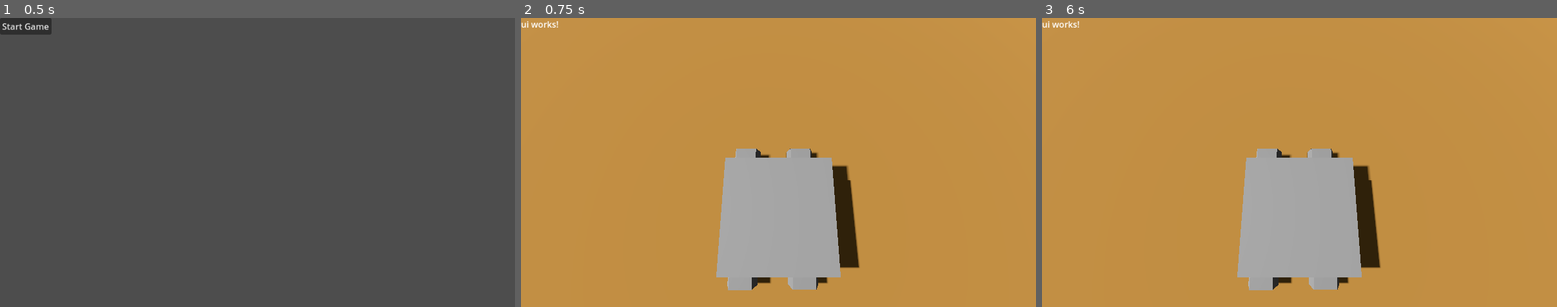
Above: before the commit, frames 1-3 (left to right).
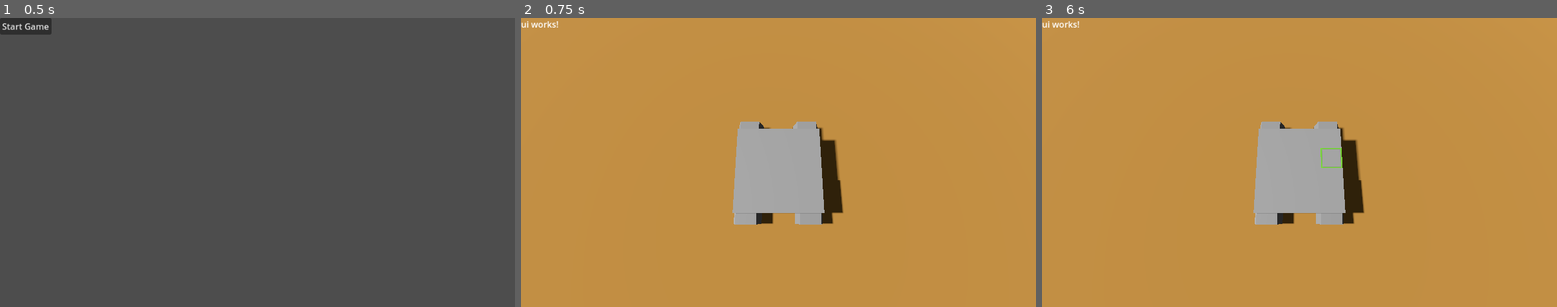
Above: after the commit, the same moments.

Repository: pinguinosod/ggj-graz-2025
Game: Godot game, scene res://scenes/main_menu.tscn
Two runs of this game, one before a commit and one after it. Both use one fixed random seed, a clock stepped at 60 frames per second and the inputs below.
Inputs (mouse positions are in pixels of both pictures, inside the frame that each line leads up to):
- Up to frame 1 (0.5 s): no input
- Up to frame 2 (0.75 s): click "Start Game" at 0.5 s
- Up to frame 3 (6 s): tap Enter at 1.25, 2.75, 4.25 s; move the mouse to (1412, 148) at 1.27 s; click (1412, 148) at 1.42 s; tap Space at 2, 3.5, 5 s; move the mouse to (1196, 176) at 2.02 s; click (1196, 176) at 2.17 s; move the mouse to (1351, 98) at 2.77 s; click (1351, 98) at 2.92 s; move the mouse to (1273, 220) at 3.52 s; click (1273, 220) at 3.67 s; move the mouse to (1454, 205) at 4.27 s; click (1454, 205) at 4.42 s; move the mouse to (1145, 119) at 5.02 s; click (1145, 119) at 5.17 s; move the mouse to (1325, 162) at 5.77 s; click (1325, 162) at 5.92 s

Frame 1 is identical in both runs. In frame 2, 9.2% of the frame differs, in the area x 37-66%, y 35-95%; in frame 3, 9.2%.

Commit message:
handle platform size levels, add cursor

Diff:
--- /dev/null
+++ b/resources/MeshLibrary.tres
@@ -0,0 +1,20 @@
+[gd_resource type="MeshLibrary" load_steps=4 format=3 uid="uid://88lwxfrpuv3x"]
+
+[ext_resource type="Texture2D" uid="uid://dolnafgr2iqeg" path="res://sprites/cursor.png" id="1_rhbw0"]
+
+[sub_resource type="StandardMaterial3D" id="StandardMaterial3D_vfi87"]
+transparency = 1
+albedo_texture = ExtResource("1_rhbw0")
+
+[sub_resource type="PlaneMesh" id="PlaneMesh_85oto"]
+material = SubResource("StandardMaterial3D_vfi87")
+size = Vector2(1, 1)
+center_offset = Vector3(0, -0.5, 0)
+
+[resource]
+item/0/name = "Cursor"
+item/0/mesh = SubResource("PlaneMesh_85oto")
+item/0/mesh_transform = Transform3D(1, 0, 0, 0, 1, 0, 0, 0, 1, 0, 0, 0)
+item/0/shapes = []
+item/0/navigation_mesh_transform = Transform3D(1, 0, 0, 0, 1, 0, 0, 0, 1, 0, 0, 0)
+item/0/navigation_layers = 1
--- a/scenes/base_vehicle.tscn
+++ b/scenes/base_vehicle.tscn
@@ -1,6 +1,7 @@
-[gd_scene load_steps=4 format=3 uid="uid://cf81a8250qtyl"]
+[gd_scene load_steps=5 format=3 uid="uid://cf81a8250qtyl"]
 
 [ext_resource type="Script" path="res://scripts/base_vehicle.gd" id="1_iqovt"]
+[ext_resource type="MeshLibrary" uid="uid://88lwxfrpuv3x" path="res://resources/MeshLibrary.tres" id="2_7va1y"]
 [ext_resource type="PackedScene" uid="uid://cx3503hon1uji" path="res://models/Treads.glb" id="2_34ekx"]
 
 [sub_resource type="BoxShape3D" id="BoxShape3D_thmtp"]
@@ -17,20 +18,21 @@
 shape = SubResource("BoxShape3D_thmtp")
 
 [node name="GridMap" type="GridMap" parent="."]
-transform = Transform3D(1, 0, 0, 0, 1, 0, 0, 0, 1, 0, 0.534729, 0)
+transform = Transform3D(1, 0, 0, 0, 1, 0, 0, 0, 1, 0, 0.5, 0)
+mesh_library = ExtResource("2_7va1y")
 cell_size = Vector3(1, 1, 1)
 
-[node name="CSGBox3D" type="CSGBox3D" parent="."]
-size = Vector3(5, 1, 5)
+[node name="CSGBox3DVehiclePlatform" type="CSGBox3D" parent="."]
+size = Vector3(4, 1, 4)
 
 [node name="Treads2" parent="." instance=ExtResource("2_34ekx")]
-transform = Transform3D(0.122795, 0, 0, 0, 0.122795, 0, 0, 0, 0.122795, 1.12375, -0.751422, -2.49529)
+transform = Transform3D(0.122795, 0, 0, 0, 0.122795, 0, 0, 0, 0.122795, 1, -0.751, -2)
 
 [node name="Treads3" parent="." instance=ExtResource("2_34ekx")]
-transform = Transform3D(0.122795, 0, 0, 0, 0.122795, 0, 0, 0, 0.122795, -1.62299, -0.736379, -2.49389)
+transform = Transform3D(0.122795, 0, 0, 0, 0.122795, 0, 0, 0, 0.122795, -1.5, -0.736, -2)
 
 [node name="Treads4" parent="." instance=ExtResource("2_34ekx")]
-transform = Transform3D(0.122795, 0, 0, 0, 0.122795, 0, 0, 0, 0.122795, 1.12375, -0.751422, 3.13331)
+transform = Transform3D(0.122795, 0, 0, 0, 0.122795, 0, 0, 0, 0.122795, 1, -0.751, 2.5)
 
 [node name="Treads5" parent="." instance=ExtResource("2_34ekx")]
-transform = Transform3D(0.122795, 0, 0, 0, 0.122795, 0, 0, 0, 0.122795, -1.62299, -0.736379, 3.13472)
+transform = Transform3D(0.122795, 0, 0, 0, 0.122795, 0, 0, 0, 0.122795, -1.5, -0.736, 2.5)
--- /dev/null
+++ b/scenes/cursor.tscn
@@ -0,0 +1,9 @@
+[gd_scene load_steps=2 format=3 uid="uid://csmigc1eirvnq"]
+
+[ext_resource type="Texture2D" uid="uid://dolnafgr2iqeg" path="res://sprites/cursor.png" id="1_dyfri"]
+
+[node name="Cursor" type="Node3D"]
+
+[node name="Sprite3D" type="Sprite3D" parent="."]
+transform = Transform3D(1, 0, 0, 0, -4.37114e-08, -1, 0, 1, -4.37114e-08, 0, 0, 0)
+texture = ExtResource("1_dyfri")
--- /dev/null
+++ b/scenes/end_screen.tscn
@@ -0,0 +1,3 @@
+[gd_scene format=3 uid="uid://cialklxxo6dfc"]
+
+[node name="EndScreen" type="Node2D"]
--- a/scenes/main.tscn
+++ b/scenes/main.tscn
@@ -18,7 +18,7 @@
 shadow_enabled = true
 
 [node name="Camera3D" type="Camera3D" parent="."]
-transform = Transform3D(1, 0, 0, 0, 0.258819, 0.965926, 0, -0.965926, 0.258819, 0, 10, 0)
+transform = Transform3D(1, 0, 0, 0, 0.258819, 0.965926, 0, -0.965926, 0.258819, 0, 10, 2)
 
 [node name="Ground" parent="." instance=ExtResource("2_vyyfv")]
 
--- a/scripts/base_vehicle.gd
+++ b/scripts/base_vehicle.gd
@@ -1,20 +1,37 @@
 extends Node3D
+
 
 @onready var gridMap: GridMap = $GridMap
 
 func _ready() -> void:
-	pass
+	$CSGBox3DVehiclePlatform.size.x = 2+ 2*GameManager.vehicleUpgradeLevel
+	$CSGBox3DVehiclePlatform.size.z = 2+ 2*GameManager.vehicleUpgradeLevel
+	$StaticBody3DClickHandler/CollisionShape3D.shape.size = $CSGBox3DVehiclePlatform.size
+	$Treads2.position.x = 0.5 + (1* GameManager.vehicleUpgradeLevel)
+	$Treads3.position.x = -0.5 + (-1 * GameManager.vehicleUpgradeLevel)
+	$Treads4.position.x = 0.5 + (1* GameManager.vehicleUpgradeLevel)
+	$Treads5.position.x = -0.5 + (-1 * GameManager.vehicleUpgradeLevel)
 
+	$Treads2.position.z = -1 + (-1 * GameManager.vehicleUpgradeLevel)
+	$Treads3.position.z = -1 + (-1 * GameManager.vehicleUpgradeLevel)
+	$Treads4.position.z = 1.5 + (1* GameManager.vehicleUpgradeLevel)
+	$Treads5.position.z = 1.5 + (1* GameManager.vehicleUpgradeLevel)
 func _process(delta: float) -> void:
 	pass
 
 
 func _input(event):
-	if event is InputEventMouseButton and event.button_index == MOUSE_BUTTON_LEFT and event.pressed:
-		var clickPosition = get_cursor_world_position()
-		print("Cursor click position: " + str(clickPosition))
-		var cellClicked = gridMap.local_to_map(clickPosition)
-		print("Clicked " + str(cellClicked))
+	var cellMousePosition = gridMap.local_to_map(get_cursor_world_position())
+	if cellMousePosition.y == 1:
+		cellMousePosition.y = 0
+		if event is InputEventMouseMotion:
+			var usedCells:Array[Vector3i] = gridMap.get_used_cells()
+			for i in usedCells.size():
+				gridMap.set_cell_item(usedCells[i], -1)
+			print("Movement " + str(cellMousePosition))
+			gridMap.set_cell_item(cellMousePosition, 0)
+		elif event is InputEventMouseButton and event.button_index == MOUSE_BUTTON_LEFT and event.pressed:
+			print("Clicked " + str(cellMousePosition))
 		print("---")
 
 func get_cursor_world_position() -> Vector3:
--- a/scripts/game_manager.gd
+++ b/scripts/game_manager.gd
@@ -3,6 +3,9 @@
 var mainScene: PackedScene = preload("res://scenes/main.tscn")
 var mainMenuScene: PackedScene = preload("res://scenes/main_menu.tscn")
 var gameStarted = false
+var vehicleUpgradeLevel: int = 1
+
+
 
 func loadMainScene() -> void:
 	gameStarted = true
Binary file added: sprites/cursor.png
Not shown, added: sprites/cursor.png.import
